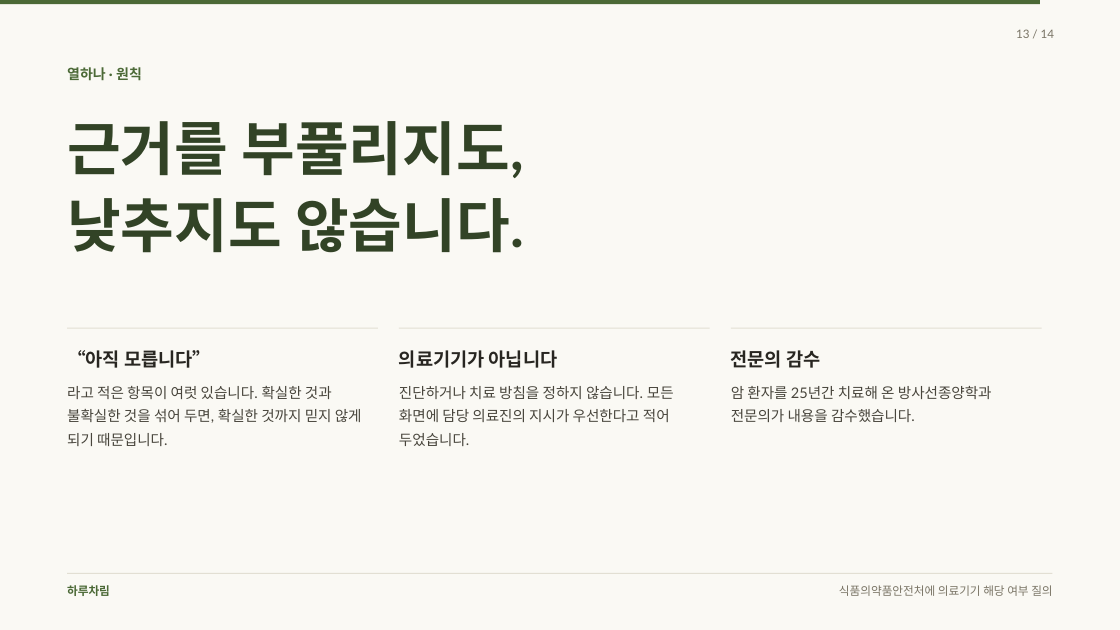
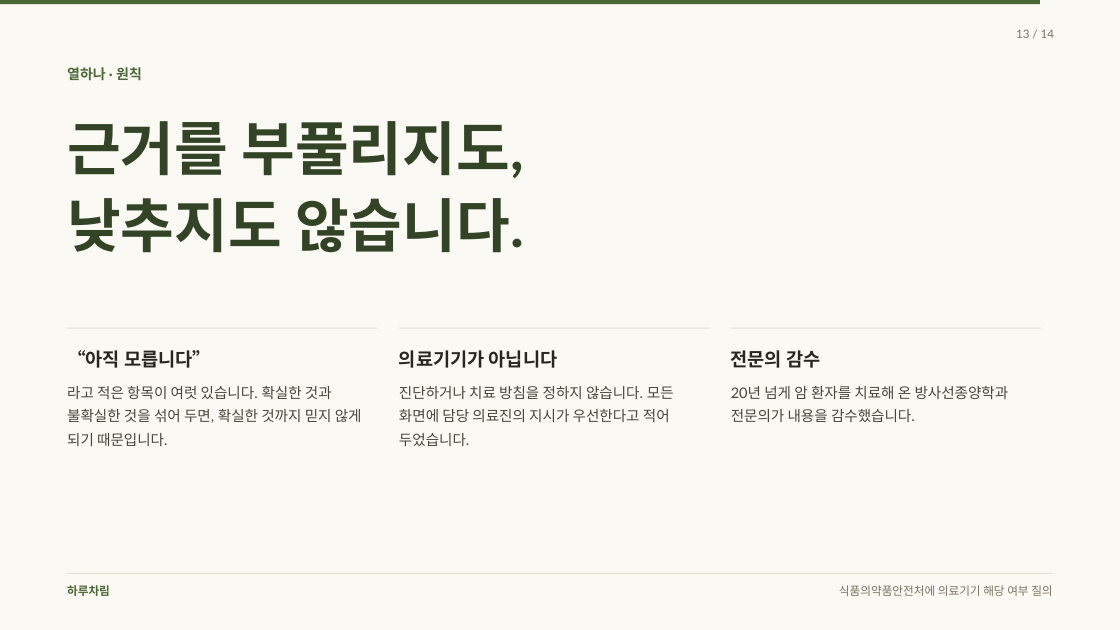
Before and after one commit to rohkwangwon-lang/harucharim-app, a slide deck: slide 13 of docs/홍보/하루차림-발표.pptx. Drawn at 1120x630 pixels with LibreOffice and Linux fonts; fonts in the diff are those of the drawing. Boxes give left, top, right and bottom in pixels: in the first picture for what was removed or moved away, otherwise in the second. Text is boxed around its words. In the diff, an @@ line names an element or a change of style, - is before the commit and + after.

```diff
--- a/docs/홍보/하루차림-발표.pptx
+++ b/docs/홍보/하루차림-발표.pptx
@@ text at (x1=731, y1=386, x2=1009, y2=422): text changed @@
-암 환자를 25년간 치료해 온 방사선종양학과 전문의가 내용을 감수했습니다.
+20년 넘게 암 환자를 치료해 온 방사선종양학과 전문의가 내용을 감수했습니다.
```
Also in this commit, not shown: 11 other files.
